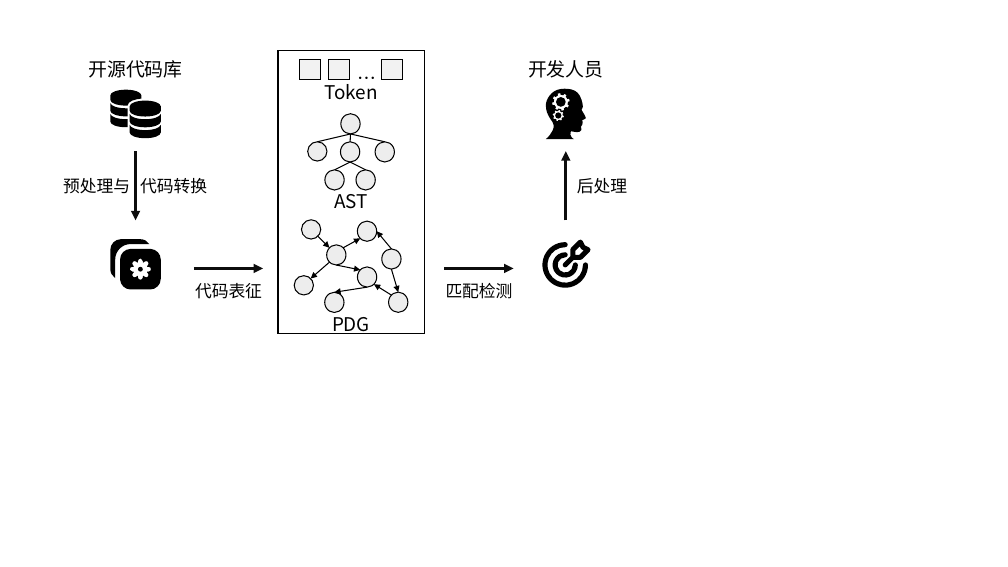
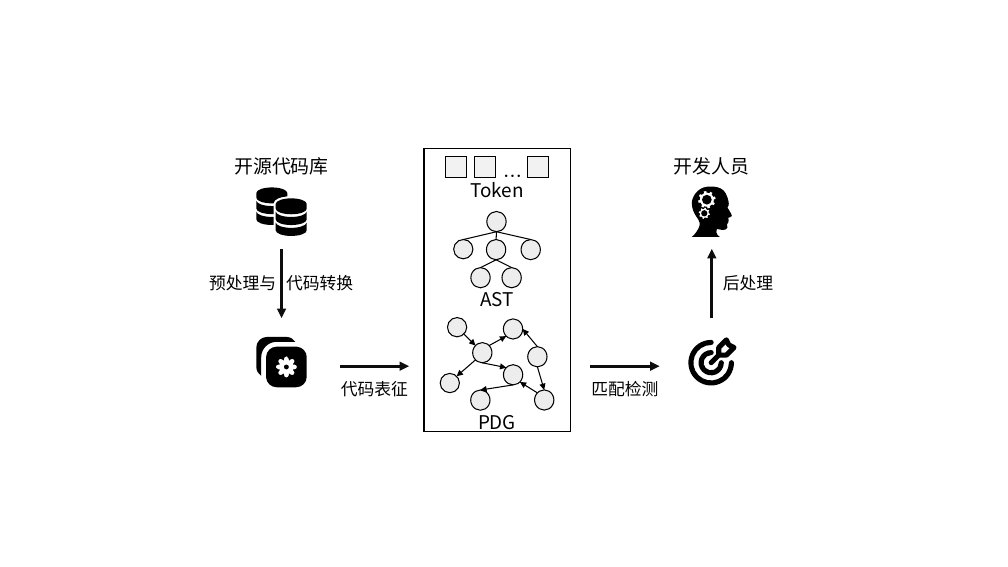
Before and after one commit to Wangdan-code/New_Graduation_Thesis, a slide deck: slide 4 of graduate-thesis/figures/ppt.pptx (slide 1 before the commit). Drawn at 1008x567 pixels with LibreOffice and Linux fonts; fonts in the diff are those of the drawing. Boxes give left, top, right and bottom in pixels: in the first picture for what was removed or moved away, otherwise in the second. Text is boxed around its words. In the diff, an @@ line names an element or a change of style, - is before the commit and + after.

```diff
--- a/graduate-thesis/figures/ppt.pptx
+++ b/graduate-thesis/figures/ppt.pptx
@@ 12 ellipses, 11 arrows, 5 lines, 4 freeform shapes, 3 texts, 3 rectangles: place and size @@
-12 ellipses, 11 arrows, 5 lines, 4 freeform shapes, 3 texts, 3 rectangles at (110,59,591,334)
+12 ellipses, 11 arrows, 5 lines, 4 freeform shapes, 3 texts, 3 rectangles at (256,157,737,432)
@@ 8 texts, 2 ellipses, 1 arrow, 1 rectangle: place and size @@
-8 texts, 2 ellipses, 1 arrow, 1 rectangle at (63,51,627,334)
+8 texts, 2 ellipses, 1 arrow, 1 rectangle at (209,148,773,432)
```
Also in this commit, not shown: 6 slides added, 8 other files.
